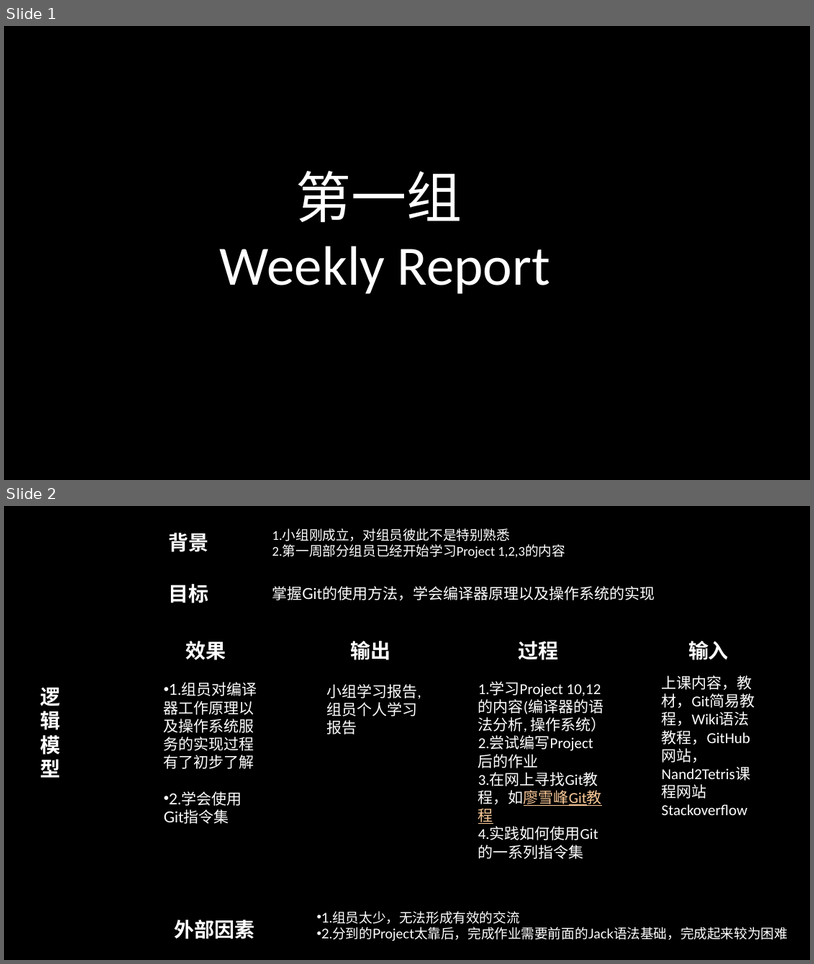
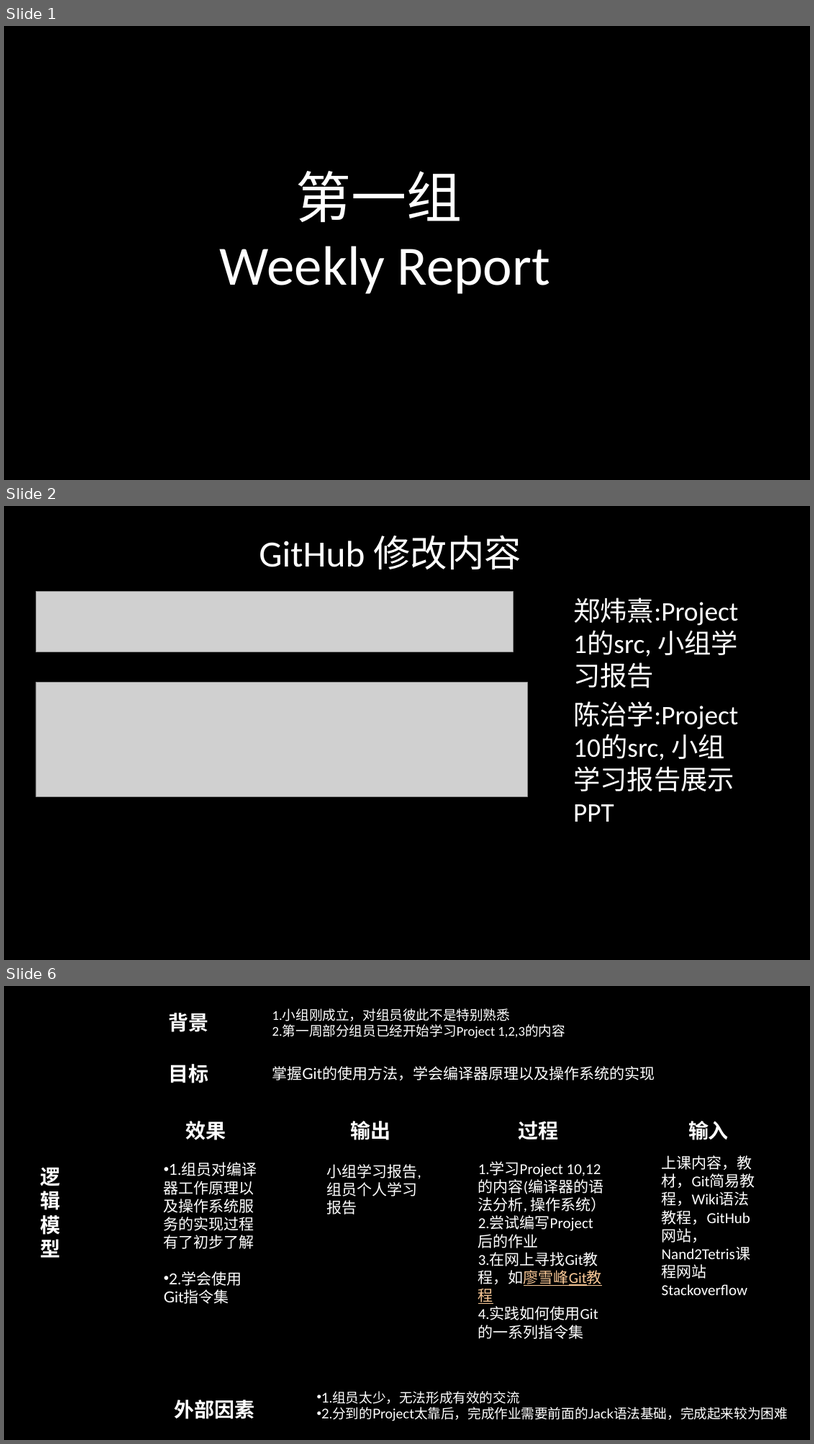
Before and after one commit to jisuansiwei2017/SDCT-2017-Fall, a slide deck: weekly_report/group1/First group Weekly Report.pptx. Shown one above the other, each under a label of ours: slides 1 and 2 before the commit, slides 1, 2 and 6 after it; the slides between them are not shown. The pictures are 814x964 and 814x1444 pixels, drawn with LibreOffice and Linux fonts; fonts in the diff are those of the drawing; grey boxes stand for pictures; background and template pictures are left out. Boxes give left, top, right and bottom in pixels: in the first picture for what was removed or moved away, otherwise in the second. Text is boxed around its words. In the diff, an @@ line names an element or a change of style, - is before the commit and + after.

```diff
--- a/weekly_report/group1/First group Weekly Report.pptx
+++ b/weekly_report/group1/First group Weekly Report.pptx
@@ slide 2 added at (x1=4, y1=506, x2=810, y2=960), background picture (left out) @@
@@ text added at (x1=259, y1=535, x2=521, y2=570), 44 pt, text #FFFFFF @@
+GitHub 修改内容
@@ picture added at (x1=36, y1=591, x2=513, y2=652) @@
@@ text added at (x1=574, y1=597, x2=738, y2=688), 32 pt, text #FFFFFF @@
+郑炜熹:Project 1的src, 小组学习报告
@@ picture added at (x1=36, y1=682, x2=527, y2=796) @@
@@ text added at (x1=574, y1=701, x2=738, y2=821), 32 pt, text #FFFFFF @@
+陈治学:Project 10的src, 小组学习报告展示PPT
@@ what was slide 2 is now slide 6 @@
```
Also in this commit, not shown: 3 other slides added.
